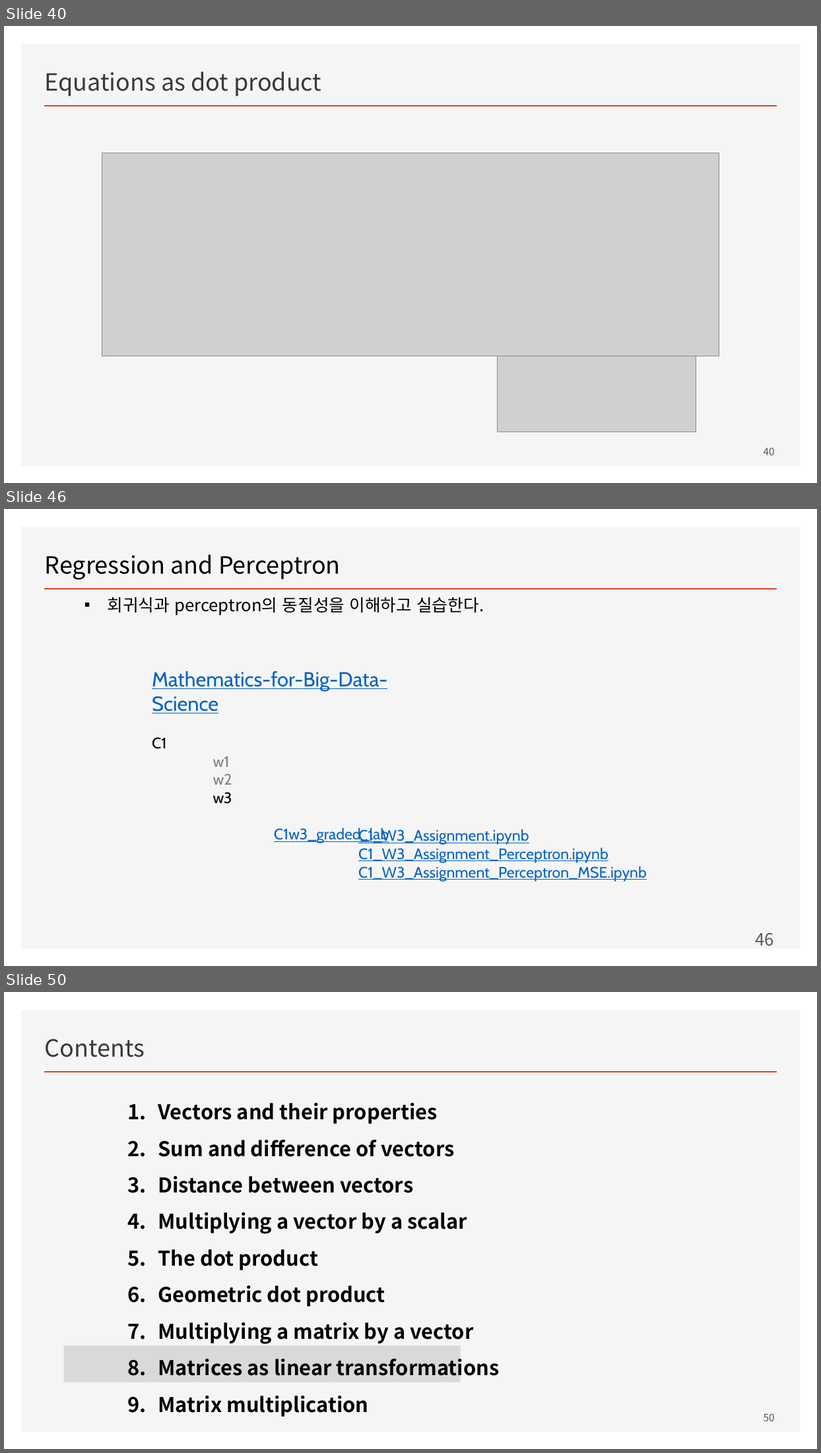
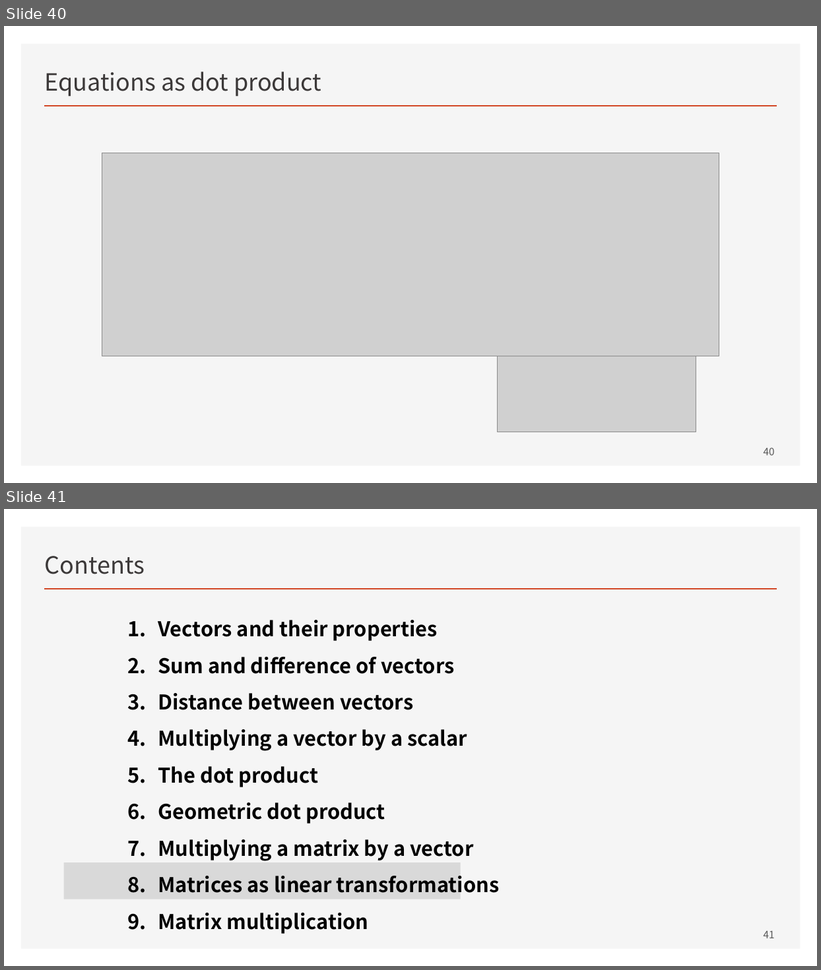
Before and after one commit to ancestor9/mathematics-for-machine-learning, a slide deck: w3_Vectors_and_Linear_Transformations.pptx. Shown one above the other, each under a label of ours: slides 40, 46 and 50 before the commit, slides 40 and 41 after it; the slides between them are not shown. The pictures are 821x1453 and 821x970 pixels, drawn with LibreOffice and Linux fonts; fonts in the diff are those of the drawing; grey boxes stand for pictures; background and template pictures are left out. Boxes give left, top, right and bottom in pixels: in the first picture for what was removed or moved away, otherwise in the second. Text is boxed around its words. In the diff, an @@ line names an element or a change of style, - is before the commit and + after.

```diff
--- a/w3_Vectors_and_Linear_Transformations.pptx
+++ b/w3_Vectors_and_Linear_Transformations.pptx
@@ slide 46 removed at <box>4,509,817,966</box>, background picture (left out); not listed: 2 template elements that a slide beside it also shows @@
@@ title removed at <box>45,555,341,580</box> @@
-Regression and Perceptron
@@ text removed at <box>107,597,484,615</box> @@
-▪ 회귀식과 perceptron의 동질성을 이해하고 실습한다.
@@ text removed at <box>152,671,389,844</box> @@
-Mathematics-for-Big-Data-Science
-C1
-w1
-w2
-w3
-C1w3_graded_lab
@@ text removed at <box>358,828,647,882</box> @@
-C1_W3_Assignment.ipynb
-C1_W3_Assignment_Perceptron.ipynb
-C1_W3_Assignment_Perceptron_MSE.ipynb
@@ page number removed at <box>755,933,774,947</box> @@
-46
@@ what was slide 50 is now slide 41 @@
@@ page number at <box>764,931,775,939</box>: text changed @@
-50
+41
```
Also in this commit, not shown: 2 slides changed, 8 other slides removed.
